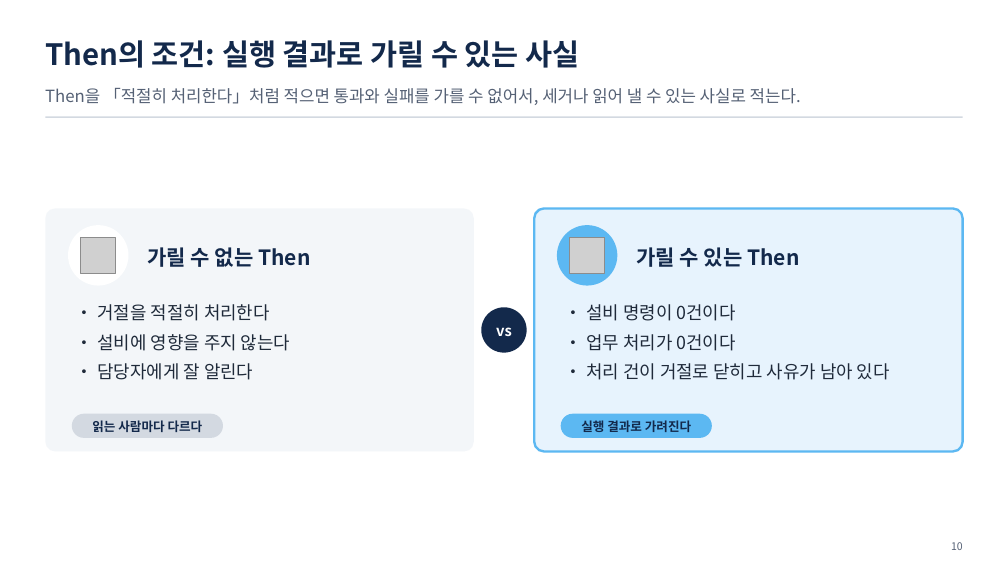
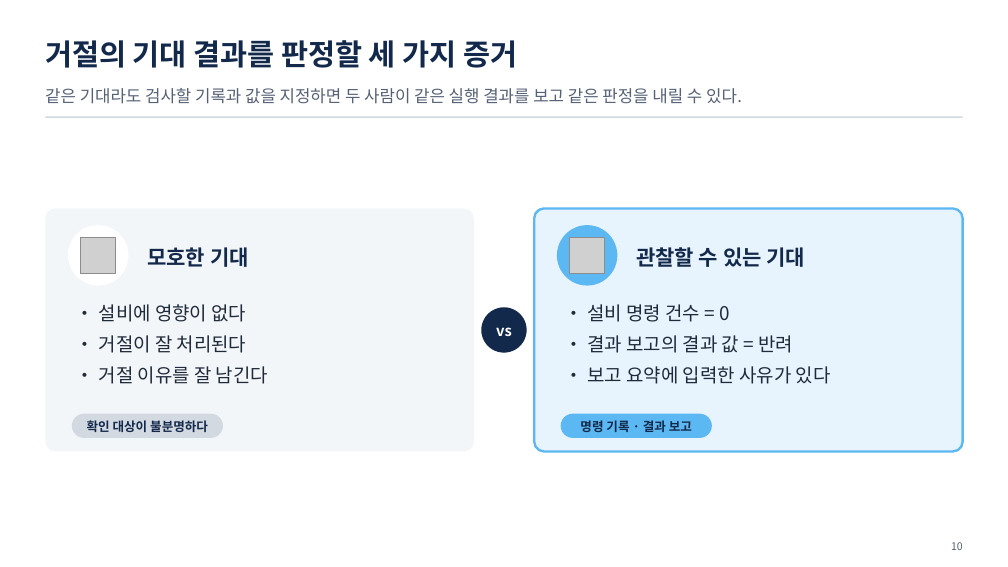
Before and after one commit to uengine-oss/hyd-iot-edu, a slide deck: slide 10 of workspace/강의제작/산출물/통합반/이론/08회차/통합반_08일차.pptx. Drawn at 1008x567 pixels with LibreOffice and Linux fonts; fonts in the diff are those of the drawing; grey boxes stand for pictures. Boxes give left, top, right and bottom in pixels: in the first picture for what was removed or moved away, otherwise in the second. Text is boxed around its words. In the diff, an @@ line names an element or a change of style, - is before the commit and + after.

Commit message:
통합반 8회차 1~12장의 거절 시나리오와 계약 검증을 개편하고 렌더·낭독·강조·쉼을 확정한다

```diff
--- a/workspace/강의제작/산출물/통합반/이론/08회차/통합반_08일차.pptx
+++ b/workspace/강의제작/산출물/통합반/이론/08회차/통합반_08일차.pptx
@@ text at box(45, 40, 517, 68): text changed @@
-Then의 조건: 실행 결과로 가릴 수 있는 사실
+거절의 기대 결과를 판정할 세 가지 증거
@@ text at box(45, 88, 742, 104): text changed @@
-Then을 「적절히 처리한다」처럼 적으면 통과와 실패를 가를 수 없어서, 세거나 읽어 낼 수 있는 사실로 적는다.
+같은 기대라도 검사할 기록과 값을 지정하면 두 사람이 같은 실행 결과를 보고 같은 판정을 내릴 수 있다.
@@ text at box(147, 247, 249, 267): text changed @@
-가릴 수 없는 Then
+모호한 기대
@@ text at box(636, 247, 806, 267): text changed @@
-가릴 수 있는 Then
+관찰할 수 있는 기대
@@ text at box(99, 304, 268, 384): text changed; size 17 to 18 pt @@
-• 거절을 적절히 처리한다
-• 설비에 영향을 주지 않는다
-• 담당자에게 잘 알린다
+• 설비에 영향이 없다
+• 거절이 잘 처리된다
+• 거절 이유를 잘 남긴다
@@ text at box(587, 304, 831, 384): text changed; size 17 to 18 pt @@
-• 설비 명령이 0건이다
-• 업무 처리가 0건이다
-• 처리 건이 거절로 닫히고 사유가 남아 있다
+• 설비 명령 건수 = 0
+• 결과 보고의 결과 값 = 반려
+• 보고 요약에 입력한 사유가 있다
@@ text at box(87, 420, 208, 432): text changed @@
-읽는 사람마다 다르다
+확인 대상이 불분명하다
@@ text at box(580, 420, 692, 432): text changed @@
-실행 결과로 가려진다
+명령 기록 · 결과 보고
```
Also in this commit, not shown: 11 other slides changed, 25 other files.
